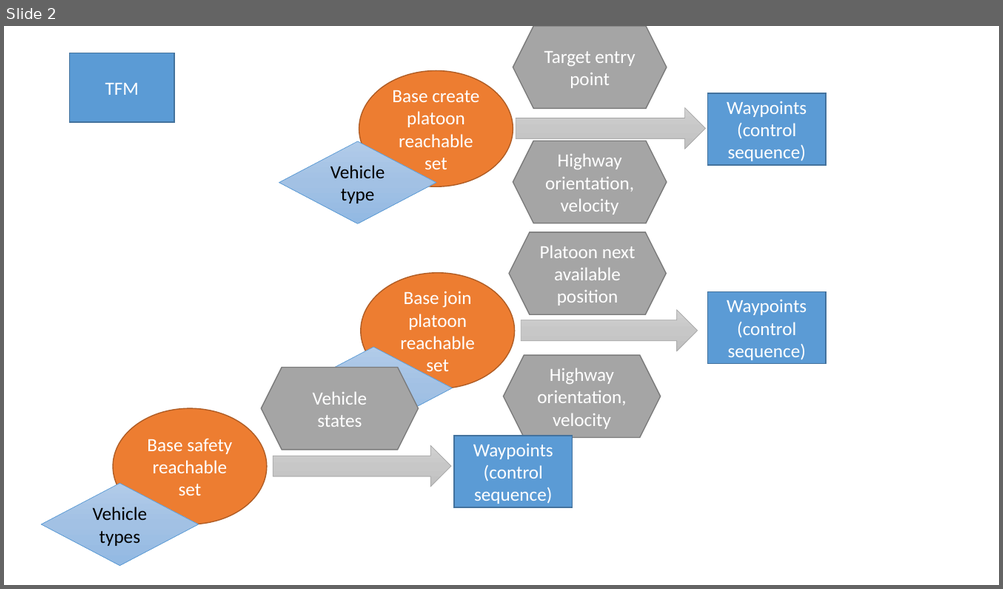
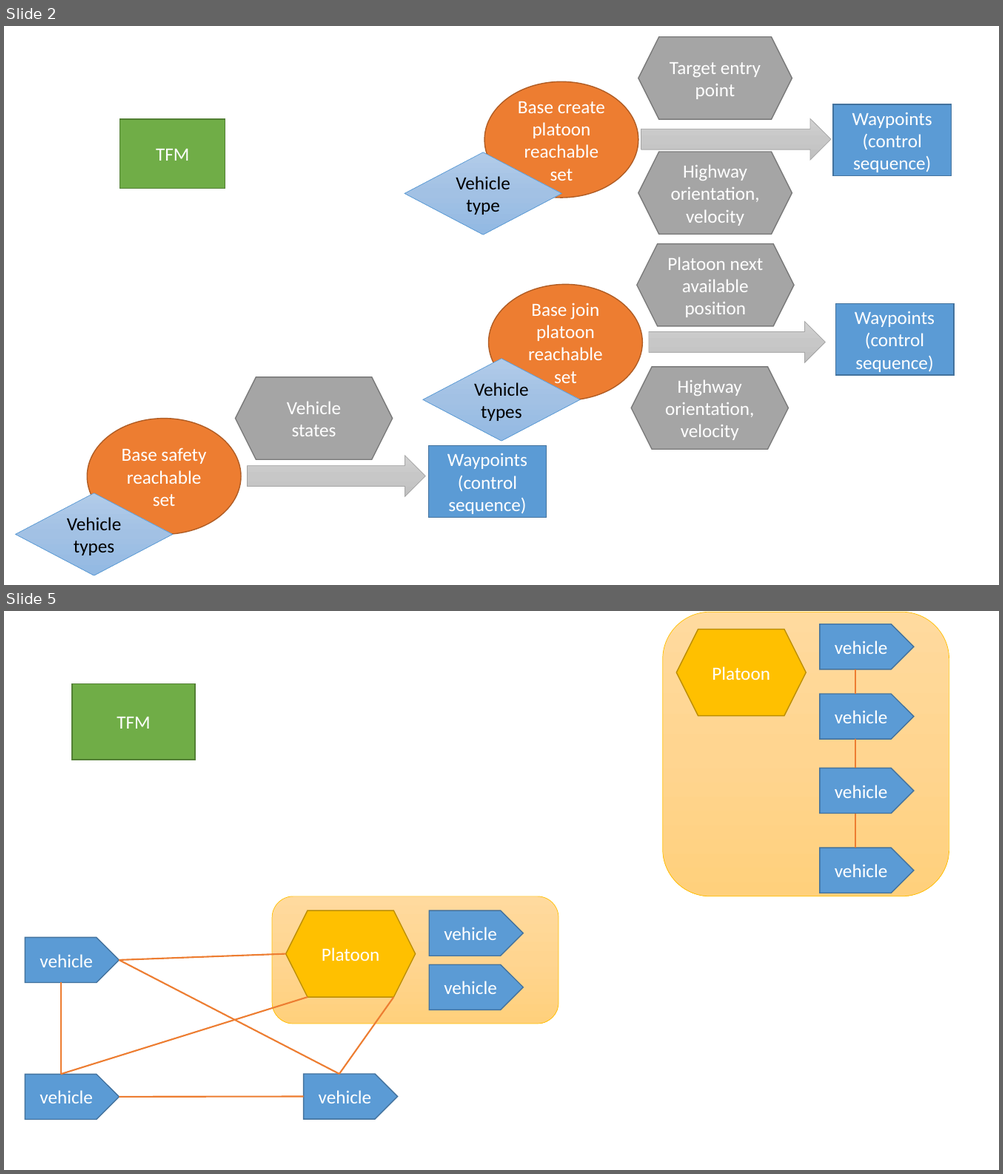
Before and after one commit to HJReachability/UTM, a slide deck: docs/Airspace Structure.pptx. Shown one above the other, each under a label of ours: slide 2 before the commit, slides 2 and 5 after it; the slides between them are not shown. The pictures are 1003x589 and 1003x1174 pixels, drawn with LibreOffice and Linux fonts; fonts in the diff are those of the drawing. Boxes give left, top, right and bottom in pixels: in the first picture for what was removed or moved away, otherwise in the second. Text is boxed around its words. In the diff, an @@ line names an element or a change of style, - is before the commit and + after.

```diff
--- a/docs/Airspace Structure.pptx
+++ b/docs/Airspace Structure.pptx
@@ slide 5 added at (4,611,999,1170), background #FFFFFF @@
@@ rectangle added at (72,684,195,760), fill #70AD47, outline #538035 1 pt, 18 pt, text #FFFFFF @@
+TFM
@@ group added at (663,612,949,897): 4 pentagon arrows, 3 lines, 1 rounded rectangle, 1 hexagon @@
+vehicle
+Platoon
+vehicle
+vehicle
+vehicle
@@ group added at (272,897,558,1025): 2 pentagon arrows, 1 rounded rectangle, 1 hexagon @@
+vehicle
+Platoon
+vehicle
@@ pentagon arrow added at (25,938,119,983), fill #5B9BD5, outline #43739E 1 pt, 18 pt, text #FFFFFF @@
+vehicle
@@ line added from (119, 960) to (286, 954), #ED7D31 1.5 pt @@
@@ line added from (119, 960) to (339, 1074), #ED7D31 1.5 pt @@
@@ line added from (61, 1074) to (61, 983), #ED7D31 1.5 pt @@
@@ line added from (61, 1074) to (307, 997), #ED7D31 1.5 pt @@
@@ line added from (339, 1074) to (393, 997), #ED7D31 1.5 pt @@
@@ pentagon arrow added at (25,1074,119,1120), fill #5B9BD5, outline #43739E 1 pt, 18 pt, text #FFFFFF @@
+vehicle
@@ pentagon arrow added at (303,1074,397,1120), fill #5B9BD5, outline #43739E 1 pt, 18 pt, text #FFFFFF @@
+vehicle
@@ line added from (303, 1096) to (119, 1097), #ED7D31 1.5 pt @@
@@ slide 2 changed as well @@
@@ rectangle "TFM": place and size @@
-rectangle "TFM" at (70,53,175,122)
+rectangle "TFM" at (120,119,225,189)
@@ rectangle "TFM" at (120,119,225,189): fill #5B9BD5 to #70AD47; outline #43739E 1 pt to #538035 1 pt @@
@@ 3 hexagons, 2 ellipses, 2 rectangles, 2 right arrows, 1 diamond: place and size @@
-3 hexagons, 2 ellipses, 2 rectangles, 2 right arrows, 1 diamond at (279,26,825,389)
+3 hexagons, 2 ellipses, 2 rectangles, 2 right arrows, 1 diamond at (404,37,953,401)
@@ diamond "Vehicle types": place and size @@
-diamond "Vehicle types" at (295,348,452,429)
+diamond "Vehicle types" at (423,359,579,441)
@@ hexagon "Highway orientation, velocity": place and size @@
-hexagon "Highway orientation, velocity" at (504,356,660,438)
+hexagon "Highway orientation, velocity" at (632,367,788,449)
@@ 1 rectangle, 1 ellipse, 1 hexagon, 1 diamond, 1 right arrow: place and size @@
-1 rectangle, 1 ellipse, 1 hexagon, 1 diamond, 1 right arrow at (41,368,572,565)
+1 rectangle, 1 ellipse, 1 hexagon, 1 diamond, 1 right arrow at (15,378,546,576)
```
Also in this commit, not shown: 1 other slide changed, 4 other slides added, 34 other files.
